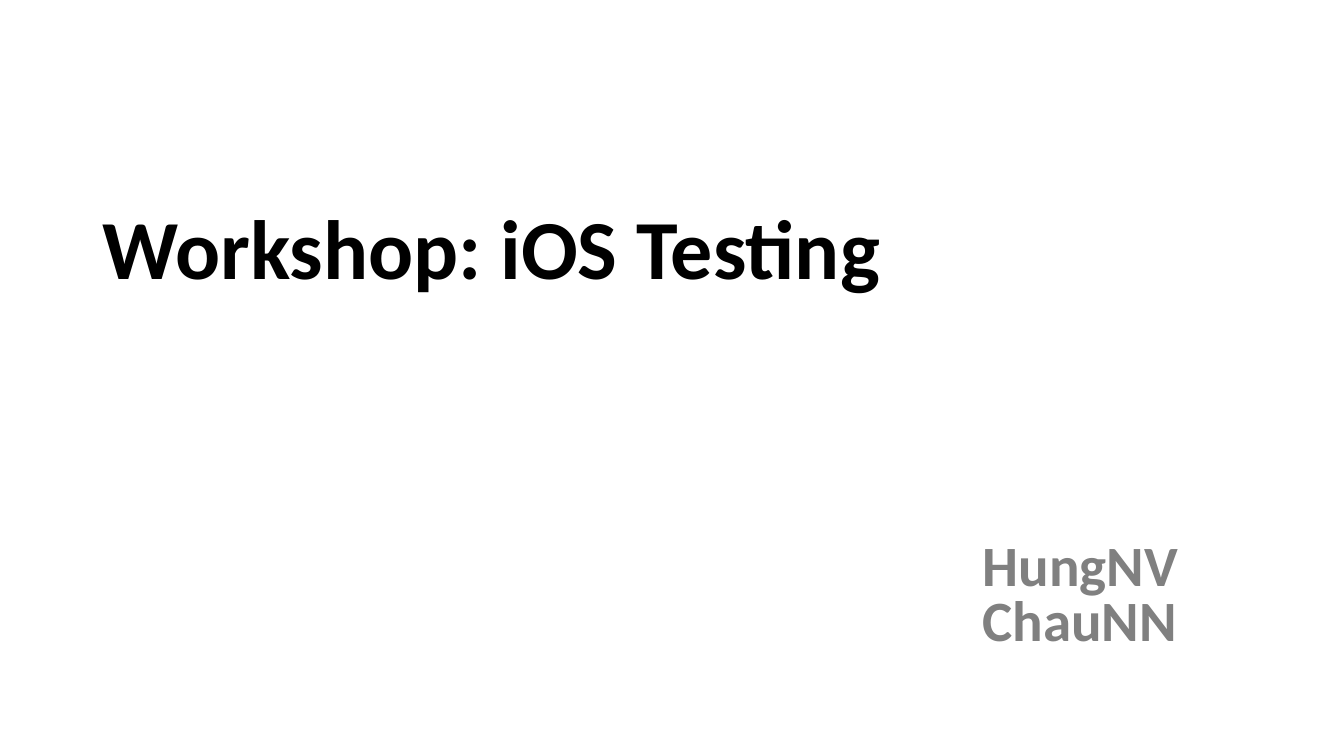
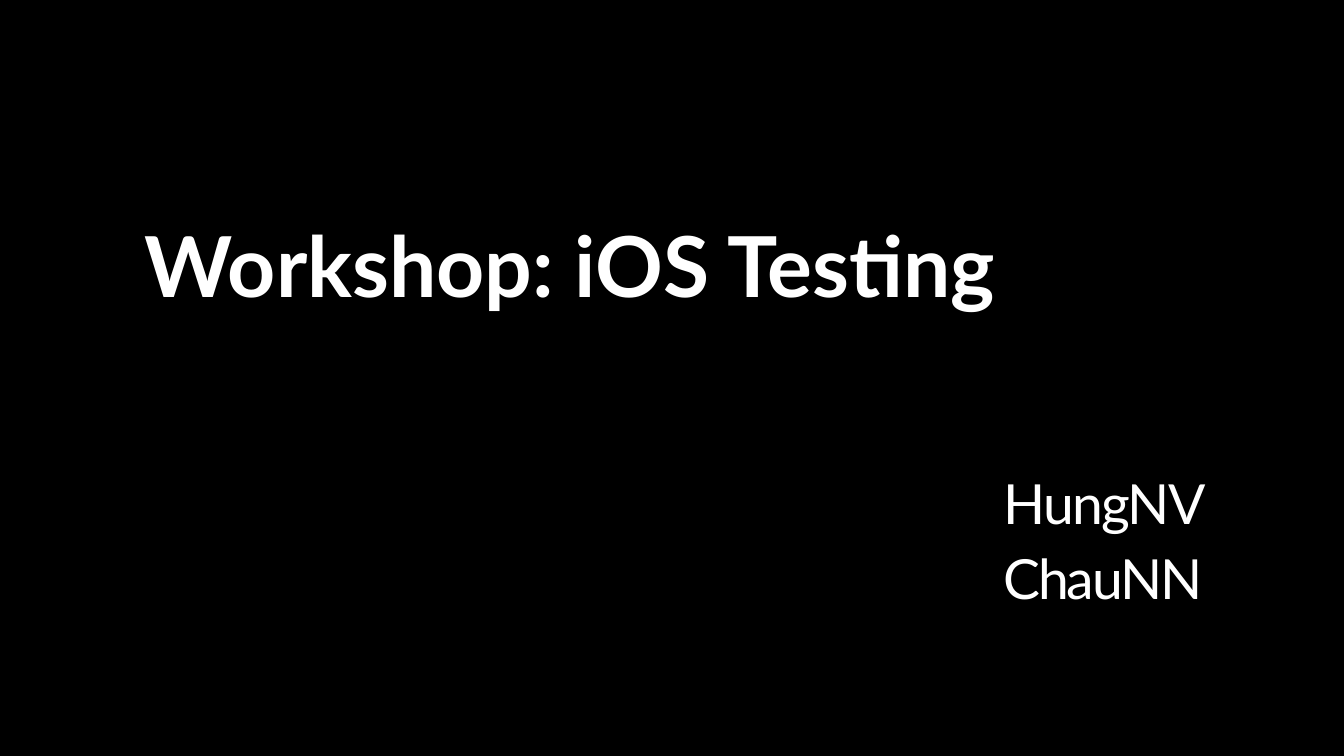
Before and after one commit to vfa-cancc/simpleapp, a slide deck: slide 1 of document/VFA-iOS-testing.pptx. Drawn at 1344x756 pixels with LibreOffice and Linux fonts; fonts in the diff are those of the drawing. Boxes give left, top, right and bottom in pixels: in the first picture for what was removed or moved away, otherwise in the second. Text is boxed around its words. In the diff, an @@ line names an element or a change of style, - is before the commit and + after.

```diff
--- a/document/VFA-iOS-testing.pptx
+++ b/document/VFA-iOS-testing.pptx
@@ freeform shape added at (0,0,1344,756), fill #000000 @@
@@ title "Workshop: iOS Testing": place and size @@
-title "Workshop: iOS Testing" at (102,220,880,294)
+title "Workshop: iOS Testing" at (145,234,995,312)
@@ title "Workshop: iOS Testing" at (145,234,995,312): font Calibri to Lato, text colour #000000 to #FFFFFF; line spacing 0.9 to 1; vertical alignment middle to top @@
@@ text "HungNV": place and size @@
-text "HungNV" at (983,549,1178,642)
+text "HungNV" at (1003,484,1205,600)
@@ text "HungNV" at (1003,484,1205,600): size 40.7 to 39.5 pt, font Calibri to Lato, text colour #808080 to #FFFFFF, bold off; letter spacing 0 to -1.3 pt in "HungNV"; letter spacing 0 to -1.5 pt in "ChauNN"; indent changed; line spacing 0.8 to 1.1; vertical alignment middle to top @@
```
Also in this commit, not shown: 14 other slides changed, 13 slides added, 1 slide removed, 1 other file.
